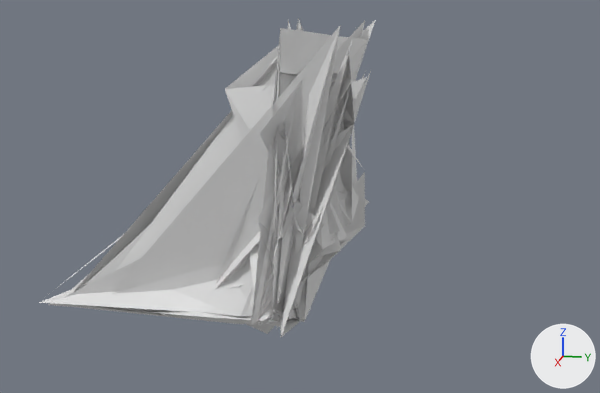
Renders of the OBJ model extracted_meshes/Hero019_0C635097_v2.obj from each side of a commit.
One viewpoint serves both versions: a camera (50 mm lens) standing at (1364.0, 288.0, 553.0) and looking at (-14.0, 12.0, 208.0). The axes (+X, +Y, +Z) are drawn at lower right. The lights are the same throughout. The picture after the commit comes second. Where no turn or scale is listed for an object, it has been applied to the vertices. Vertices at exactly the same position are counted once.

The first picture shows 'Hero019_0C635097_v2'.
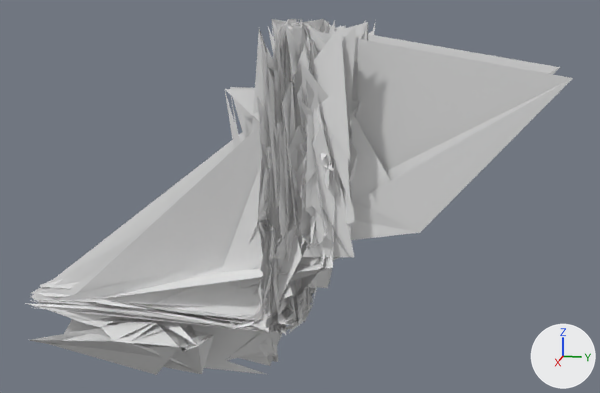
Where the change shows, as pixel boxes [x1, y1, x2, y2] in the pictures (600 x 393 px):
'Hero019_0C635097_v2', reshaped (63% wider, 12% taller): before [39, 18, 375, 337]; after [25, 18, 573, 375]
part 1 of me_hero019_0c635097_v2, added (mostly hidden): after [262, 263, 272, 310]
part 2 of me_hero019_0c635097_v2, added: after [271, 85, 331, 288]
part 3 of me_hero019_0c635097_v2, built on: before [225, 25, 369, 326]; after [25, 18, 573, 375]

Edits to the bpy script that builds the scene:
```text
Change me_hero019_0c635097_v2:
    used by ob_hero019_0c635097_v2; location = (0.0, 0.0, 0.0)
    remove me_hero019_0c635097_v2.from_pydata(...)  # 444 vertices, 424 faces; spans x -120.0..125.0, y -489.0..127.0, z -55.0..512.0
    add me_hero019_0c635097_v2.from_pydata(...)  # 4363 vertices, 5567 faces; spans x -128.0..128.0, y -510.0..438.0, z -128.0..512.0
    me_hero019_0c635097_v2 part 1: a new loose piece of 29 vertices spanning x 34.0..120.0, y -32.0..-8.0, z 32.0..128.0
    me_hero019_0c635097_v2 part 2: a new loose piece of 23 vertices spanning x 9.0..124.0, y -7.0..116.0, z 52.0..430.0
    me_hero019_0c635097_v2 part 3: 2 vertices moved within x -8.0..4.0, y -55.0..-12.0, z -30.0..0.0; 13 vertices removed from x -43.0..110.0, y -117.0..92.0, z -15.0..316.0; 3880 vertices added at x -128.0..128.0, y -510.0..438.0, z -128.0..512.0
```
